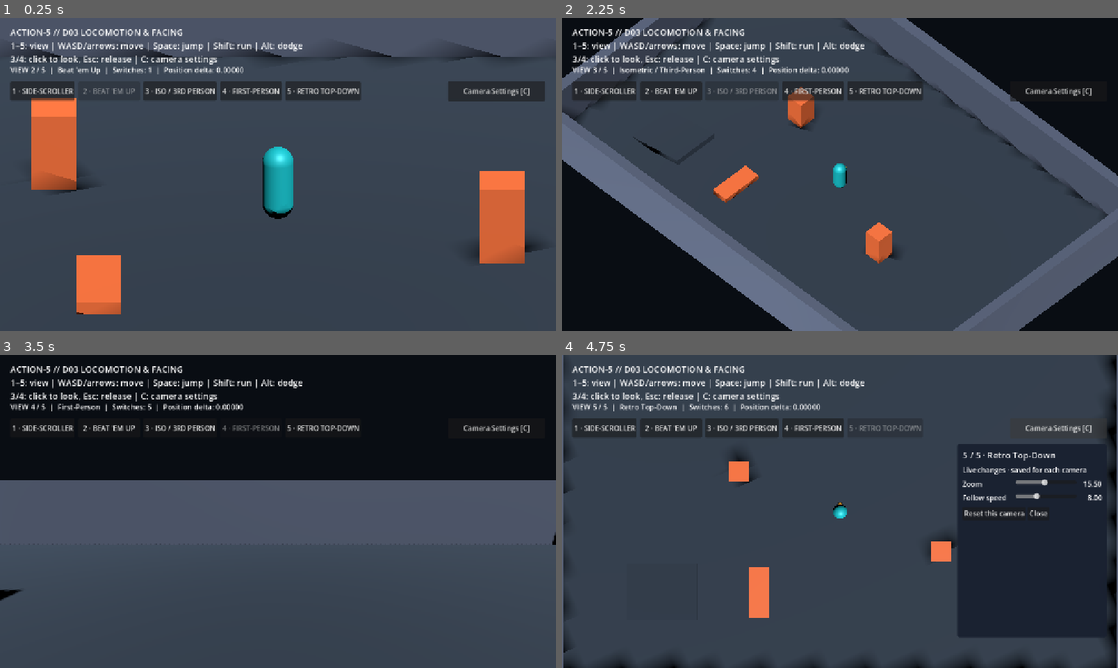
Above: before the commit, frames 1-4 (two rows, left to right).
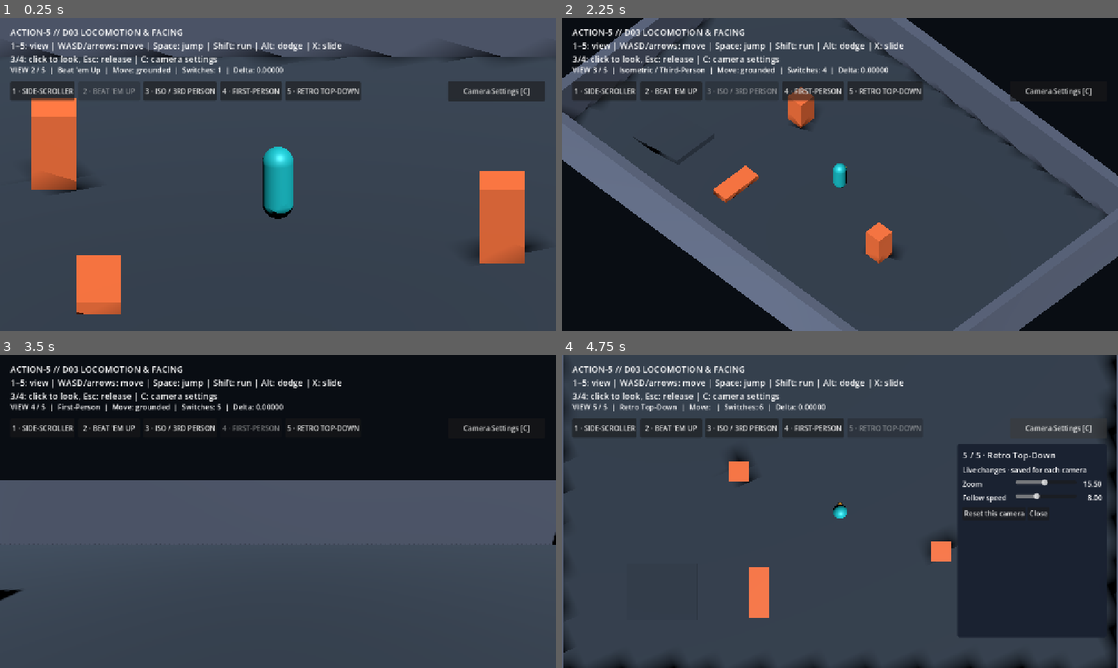
Above: after the commit, the same moments.

Repository: bravado/ACTION-5
Game: Godot game, scene res://demo/main.tscn
The game is run twice, just before and just after one commit, with the same random seed, the same clock (stepped at 60 frames per second) and the same inputs.
Inputs:
- Up to frame 1 (0.25 s): no input
- Up to frame 2 (2.25 s): click "1 · SIDE-SCROLLER" at 0.5 s; click "2 · BEAT 'EM UP" at 1.25 s; click "3 · ISO / 3RD PERSON" at 2 s
- Up to frame 3 (3.5 s): click "4 · FIRST-PERSON" at 2.75 s
- Up to frame 4 (4.75 s): click "5 · RETRO TOP-DOWN" at 3.5 s; click "Camera Settings [C]" at 4.25 s

The runs differ from the first frame. In frame 1, 0.5% of the frame differs, in the area x 20-62%, y 7-18%; in frame 2, 0.5%, in the area x 27-62%, y 7-18%; in frame 3, 0.5%; in frame 4, 0.4%.

Commit message:
feat(demo): show current plug-in move generically in HUD and view-independent logs

Diff:
--- a/demo/main.gd
+++ b/demo/main.gd
@@ -3,12 +3,14 @@
 const ViewManagerScript = preload("res://addons/action5/camera/view_manager.gd")
 const ViewProfileScript = preload("res://addons/action5/camera/view_profile.gd")
 const InputAdapterScript = preload("res://addons/action5/input/actor_input_adapter.gd")
+const MoveControllerScript = preload("res://addons/action5/actor/moves/movement_controller.gd")
 const MovementPolicyScript = preload("res://addons/action5/actor/movement_policy.gd")
 ## D03 reference scene: movement and facing live in reusable addon components.
 
 @onready var _player: CharacterBody3D = $Player
 @onready var _views: ViewManagerScript = $ViewManager
 @onready var _input: InputAdapterScript = $ActorInput
+@onready var _moves: MoveControllerScript = $Player/Locomotion/MovementController
 @onready var _status: Label = $Hud/Status
 @onready var _help: Label = $Hud/Help
 @onready var _mode_buttons: HBoxContainer = $Hud/ModeButtons
@@ -20,6 +22,7 @@
 
 func _ready() -> void:
     _views.view_changed.connect(_on_view_changed)
+    _moves.move_changed.connect(_on_move_changed)
     _settings_toggle.pressed.connect(_toggle_camera_settings)
     # Settings can also be closed by its own Close button, not only C.
     _camera_settings.visibility_changed.connect(_on_camera_settings_visibility_changed)
@@ -91,18 +94,30 @@
             get_viewport().set_input_as_handled()
 
 
+## Diagnostic display and CI log are generic: no checks for specific moves.
+func _on_move_changed(previous: StringName, current: StringName) -> void:
+    print("ACTION5_MOVE_CHANGED previous=%s current=%s" % [previous, current])
+    if _views.current_profile != null:
+        _refresh_status(_views.current_profile)
+
+
+func _refresh_status(profile: ViewProfileScript) -> void:
+    _status.text = "VIEW %d / 5  |  %s  |  Move: %s  |  Switches: %d  |  Delta: %.5f" % [
+        _views.active_index + 1, profile.display_name,
+        _moves.active_id, _views.switch_count, _views.last_position_delta
+    ]
+
+
 func _on_view_changed(current: ViewProfileScript, _previous: ViewProfileScript) -> void:
     if current == null:
         return
     # Remove stale GUI focus left by view buttons or camera sliders.
     _release_ui_focus()
-    _status.text = "VIEW %d / 5  |  %s  |  Switches: %d  |  Position delta: %.5f" % [
-        _views.active_index + 1, current.display_name, _views.switch_count, _views.last_position_delta
-    ]
+    _refresh_status(current)
     for i in range(5):
         var button := _mode_buttons.get_node("Mode" + str(i + 1)) as Button
         button.disabled = i == _views.active_index
-    _help.text = "ACTION-5 // D03 LOCOMOTION & FACING\n1–5: view | WASD/arrows: move | Space: jump | Shift: run | Alt: dodge\n3/4: click to look, Esc: release | C: camera settings"
+    _help.text = "ACTION-5 // D03 LOCOMOTION & FACING\n1–5: view | WASD/arrows: move | Space: jump | Shift: run | Alt: dodge | X: slide\n3/4: click to look, Esc: release | C: camera settings"
     var front_wall_mesh := get_node("SouthWall/MeshInstance3D") as MeshInstance3D
     front_wall_mesh.visible = (
         current.mode != ViewProfileScript.Mode.SIDE
